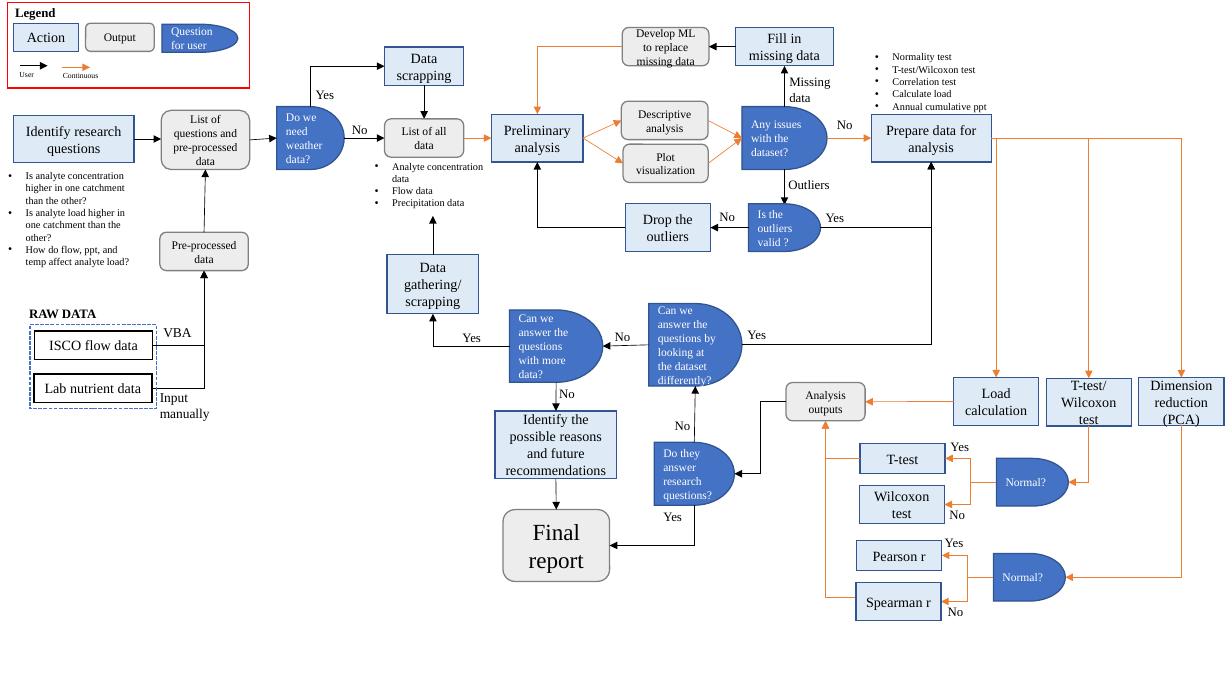
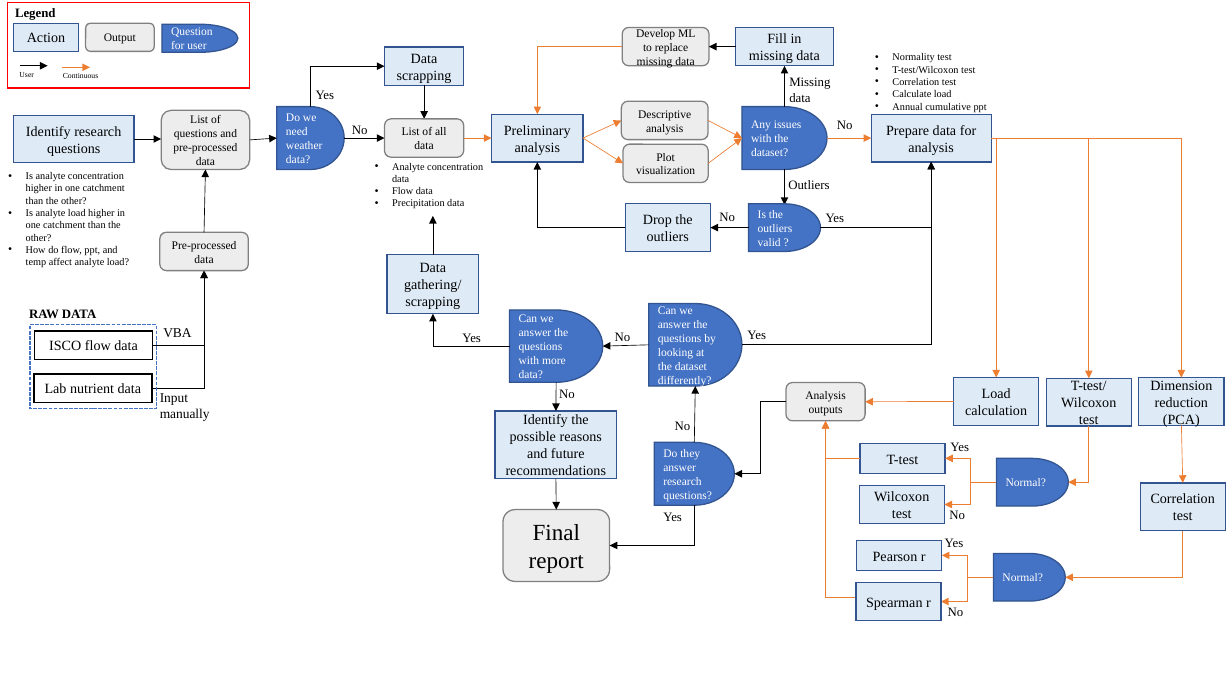
Before and after one commit to jiyeow/jy_project, a slide deck: slide 2 of ABE516x project workflow.pptx. Drawn at 1232x693 pixels with LibreOffice and Linux fonts; fonts in the diff are those of the drawing. Boxes give left, top, right and bottom in pixels: in the first picture for what was removed or moved away, otherwise in the second. Text is boxed around its words. In the diff, an @@ line names an element or a change of style, - is before the commit and + after.

```diff
--- a/ABE516x project workflow.pptx
+++ b/ABE516x project workflow.pptx
@@ arrow added from (1182, 425) to (1183, 483), #ED7D31 0.5 pt @@
@@ rectangle added at <box>1141,483,1226,531</box>, fill #DEEBF7, outline #325491 1 pt, 11 pt, text #000000 @@
+Correlation test
@@ elbow arrow moved from (1182, 425) - (1066, 578) to (1183, 531) - (1066, 578) @@
```
Also in this commit, not shown: 1 other file.
